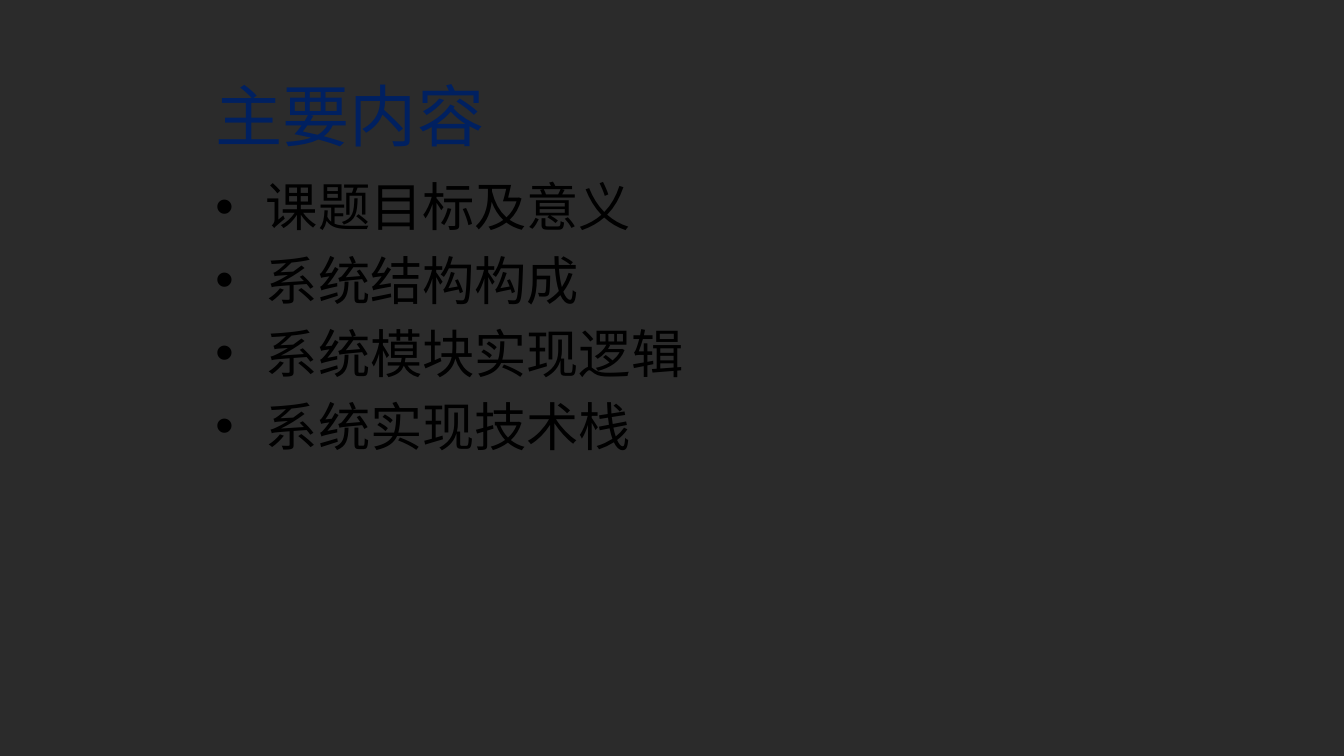
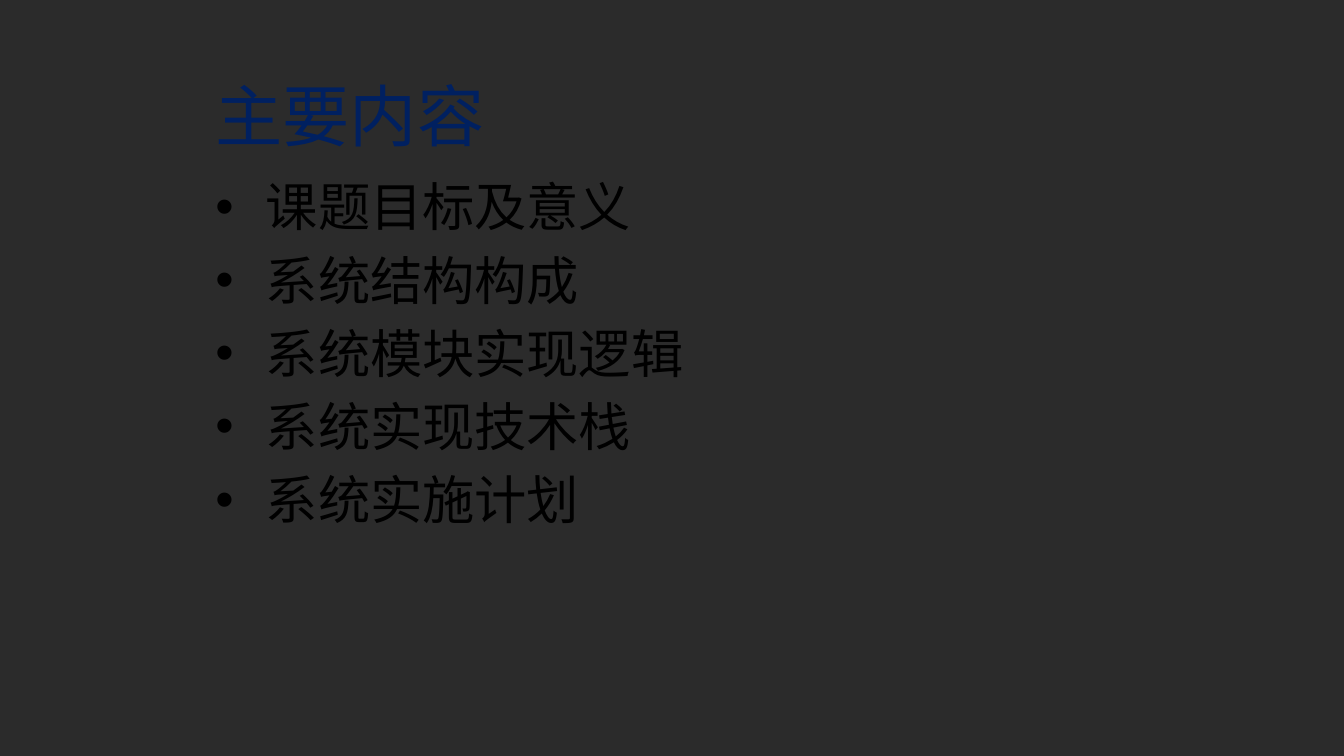
Before and after one commit to xychen5/3dvr, a slide deck: slide 2 of 陈新宇_U201614921_答辩.pptx. Drawn at 1344x756 pixels with LibreOffice and Linux fonts; fonts in the diff are those of the drawing; background and template pictures are left out; a plain dark background stands for a picture behind light text. Boxes give left, top, right and bottom in pixels: in the first picture for what was removed or moved away, otherwise in the second. Text is boxed around its words. In the diff, an @@ line names an element or a change of style, - is before the commit and + after.

```diff
--- a/陈新宇_U201614921_答辩.pptx
+++ b/陈新宇_U201614921_答辩.pptx
@@ text at (x1=266, y1=475, x2=579, y2=523): paragraph added @@
+• 系统实施计划
```
Also in this commit, not shown: 6 other slides changed, 1 slide added.
